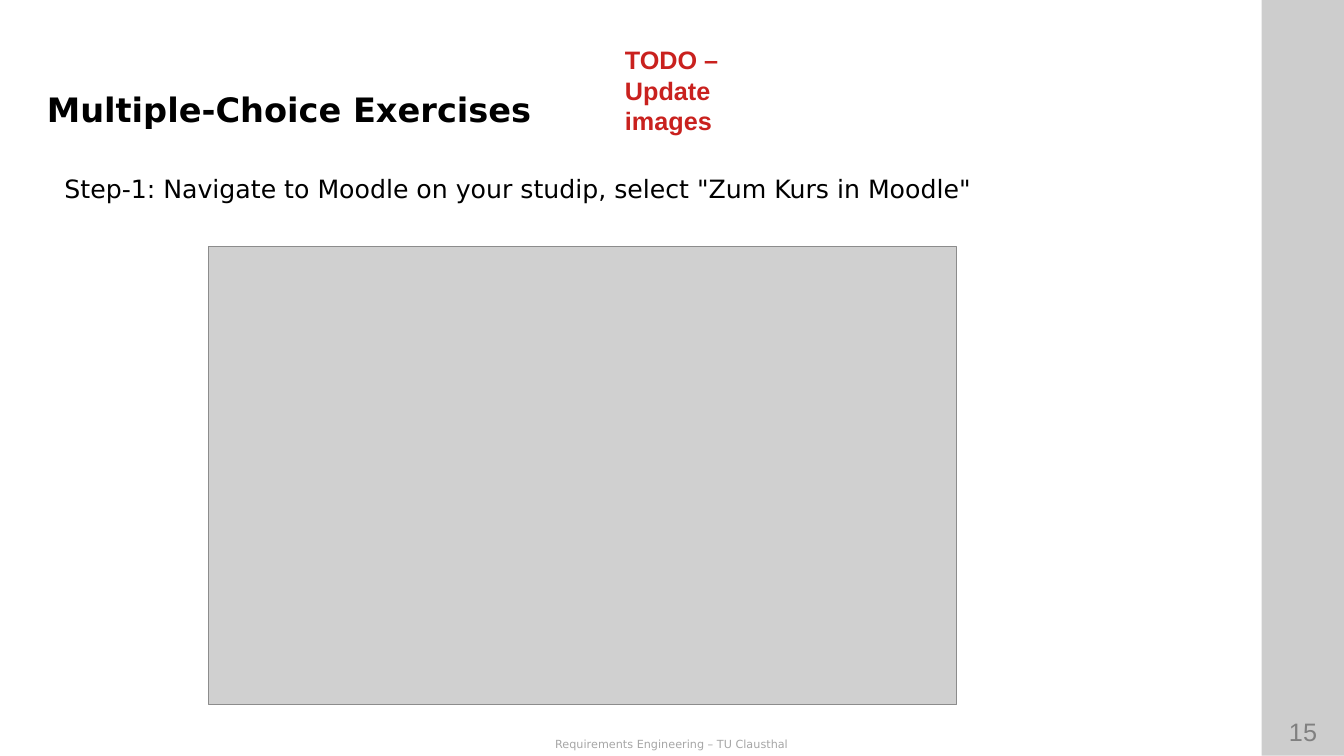
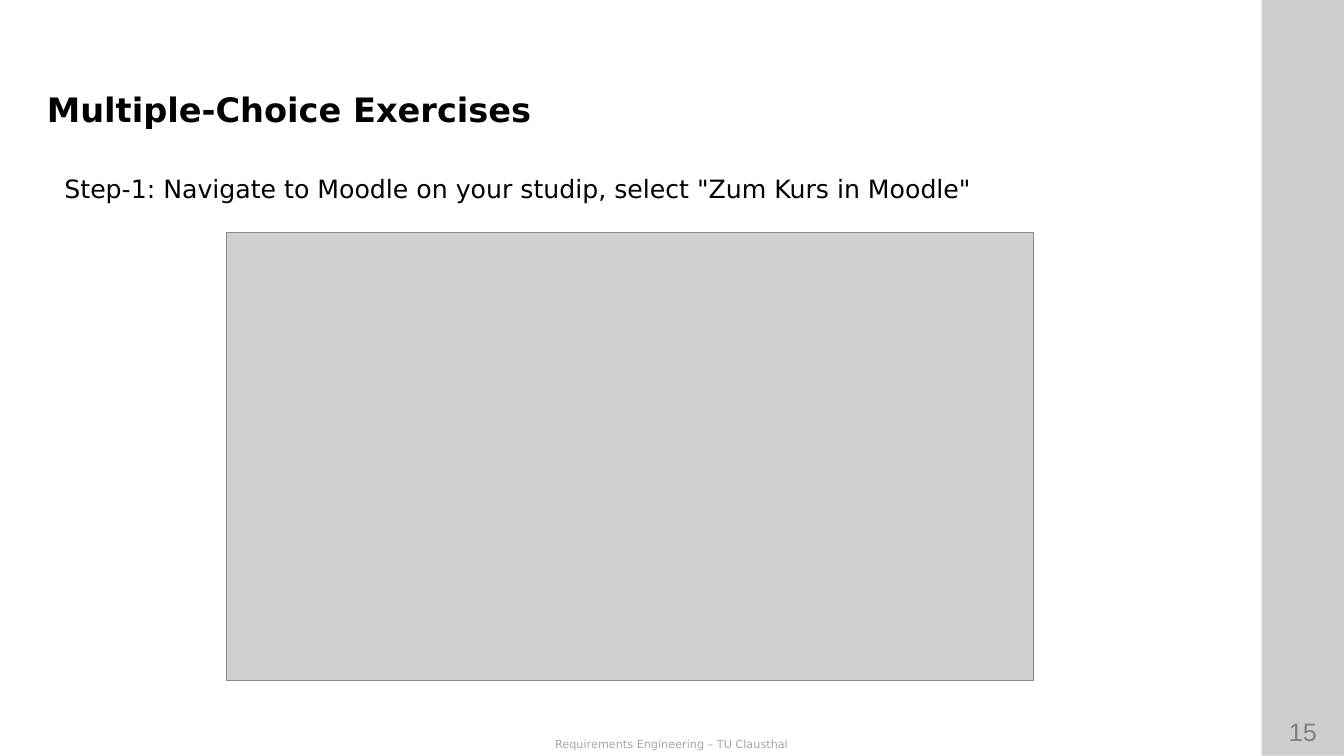
Before and after one commit to ETCE-LAB/teaching-material, a slide deck: slide 15 of Requirements-Engineering/RE-L00-Organization.pptx. Drawn at 1344x756 pixels with LibreOffice and Linux fonts; fonts in the diff are those of the drawing; grey boxes stand for pictures; background and template pictures are left out. Boxes give left, top, right and bottom in pixels: in the first picture for what was removed or moved away, otherwise in the second. Text is boxed around its words. In the diff, an @@ line names an element or a change of style, - is before the commit and + after.

Commit message:
Updated Moodle+StudIP images

```diff
--- a/Requirements-Engineering/RE-L00-Organization.pptx
+++ b/Requirements-Engineering/RE-L00-Organization.pptx
@@ text removed at (x1=625, y1=51, x2=712, y2=135) @@
-TODO – Update images
@@ picture resized from (x1=209, y1=247, x2=957, y2=705) to (x1=227, y1=233, x2=1033, y2=681) @@
```
Also in this commit, not shown: 2 other slides changed, 1 other file.
